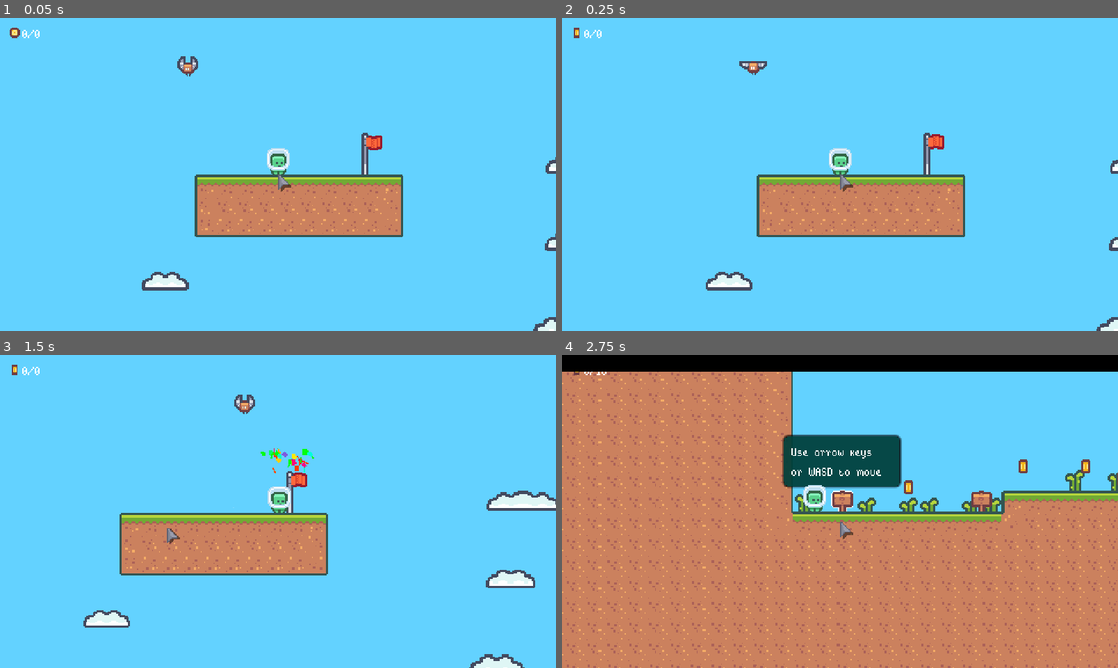
Above: before the commit, frames 1-4 (two rows, left to right).
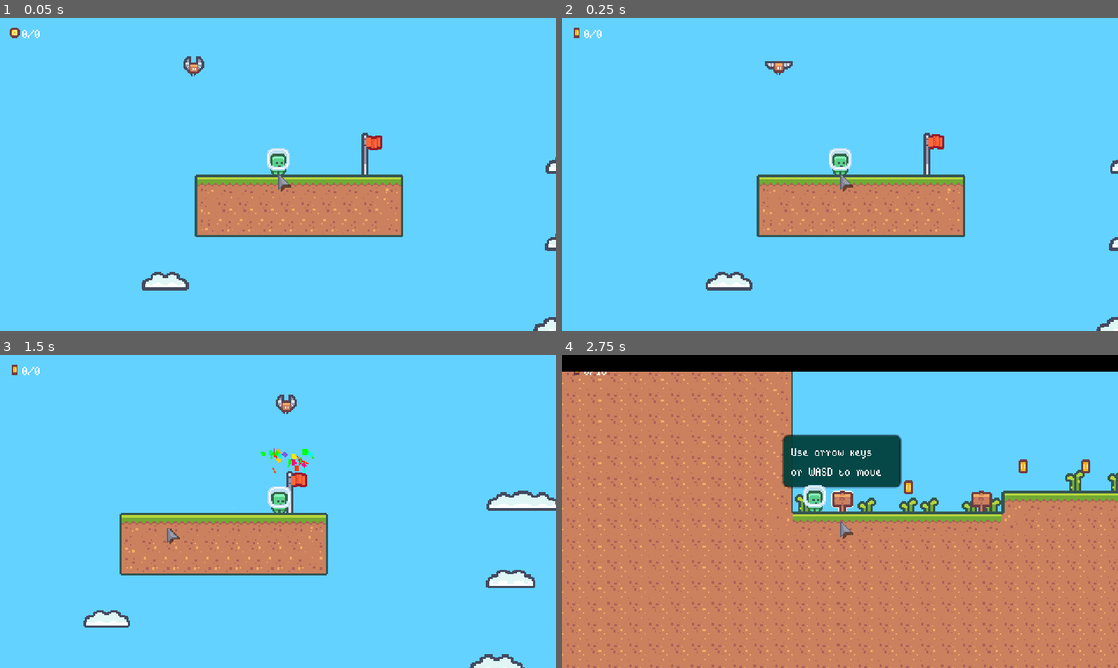
Above: after the commit, the same moments.

Repository: betofloresbaca/Platrush
Game: Godot game, scene res://scenes/levels/test_level.tscn
Same seed, same stepped clock (60 frames per second), same inputs: the game is played once before the commit and once after it. This scene is started directly instead of the project's main scene.
Inputs (mouse positions are in pixels of both pictures, inside the frame that each line leads up to):
- Up to frame 1 (0.05 s): no input
- Up to frame 2 (0.25 s): no input
- Up to frame 3 (1.5 s): move the mouse to (400, 495) at 0.52 s; hold Right (move_right) from 0.53 s (still down); click (400, 495) at 0.6 s; tap Space (jump) at 0.77 s; move the mouse to (166, 527) at 1.27 s; tap Shift (dash) at 1.35 s
- Up to frame 4 (2.75 s): tap Space (jump) at 1.52 s; release Right (move_right) at 2 s; click "RESTART" at 2 s

The runs differ from the first frame. In frame 1, 0.2% of the frame differs, in the area x 31-37%, y 12-19%; in frame 2, 0.3%; in frame 3, 0.3%, in the area x 42-54%, y 12-19%; in frame 4, nothing differs.

Commit message:
Make flying enemy fly acros bounce objects. Format. Fix ground enemy visuals scale. Add is_active flag to State.

Diff:
--- a/scenes/elements/enemies/flying_enemy/flying_enemy.gd
+++ b/scenes/elements/enemies/flying_enemy/flying_enemy.gd
@@ -2,12 +2,15 @@
 
 var direction: Vector2
 
+
 func params(parameters: Dictionary):
 	direction = parameters.get("start_direction")
+
 
 func _ready():
 	pass
 
+
 # Called every frame. 'delta' is the elapsed time since the previous frame.
 func _process(delta):
 	pass
--- a/scenes/elements/enemies/flying_enemy/flying_enemy.tscn
+++ b/scenes/elements/enemies/flying_enemy/flying_enemy.tscn
@@ -37,6 +37,9 @@
 [sub_resource type="RectangleShape2D" id="RectangleShape2D_gtc82"]
 size = Vector2(10, 10)
 
+[sub_resource type="RectangleShape2D" id="RectangleShape2D_264ab"]
+size = Vector2(12, 12)
+
 [node name="FlyingEnemy" type="CharacterBody2D"]
 script = ExtResource("1_4l8k6")
 
@@ -63,3 +66,12 @@
 [node name="Spawning" type="Node" parent="StateMachine" node_paths=PackedStringArray("character")]
 script = ExtResource("8_8pu4n")
 character = NodePath("../..")
+
+[node name="BounceDetector" type="Area2D" parent="."]
+collision_layer = 0
+collision_mask = 8
+
+[node name="CollisionShape2D" type="CollisionShape2D" parent="BounceDetector"]
+shape = SubResource("RectangleShape2D_264ab")
+
+[connection signal="area_entered" from="BounceDetector" to="StateMachine/Fly" method="_on_bounce_detector_area_entered"]
--- a/scenes/elements/enemies/flying_enemy/states/flying_enemy_chase_state.gd
+++ b/scenes/elements/enemies/flying_enemy/states/flying_enemy_chase_state.gd
@@ -1,22 +1,24 @@
 class_name FlyingEnemyChaseState extends State
 
-@export var character : FlyingEnemy
+@export var character: FlyingEnemy
+
 
 func init():
-	pass
+	super.init()
 
 
 func enter():
+	super.enter()
 	character.get_node("AnimatedSprite2D").play("chase")
 
 
 func exit():
-	pass
+	super.exit()
 
 
 func process(delta: float):
-	pass
+	super.process(delta)
 
 
 func physics_process(delta: float):
-	pass
+	super.physics_process(delta)
--- a/scenes/elements/enemies/flying_enemy/states/flying_enemy_fly_state.gd
+++ b/scenes/elements/enemies/flying_enemy/states/flying_enemy_fly_state.gd
@@ -1,26 +1,25 @@
 class_name FlyingEnemyFlyState extends State
 
-@export var character : FlyingEnemy
+@export var character: FlyingEnemy
 
 const speed: float = 100
 
-
-func init():
-	pass
+@onready
+var animated_sprite: AnimatedSprite2D = character.get_node("AnimatedSprite2D")
 
 
 func enter():
-	character.get_node("AnimatedSprite2D").play("fly")
-
-
-func exit():
-	pass
+	super.enter()
+	animated_sprite.play("fly")
 
 
 func process(delta: float):
-	character.velocity.x += character.direction.x * speed * delta
+	super.process(delta)
+	character.velocity.x = character.direction.x * speed
+	animated_sprite.flip_h = character.velocity.x >= 0
 	character.move_and_slide()
 
 
-func physics_process(delta: float):
-	pass
+func _on_bounce_detector_area_entered(area):
+	if is_active:
+		character.direction.x *= -1
--- a/scenes/elements/enemies/flying_enemy/states/flying_enemy_spawning_state.gd
+++ b/scenes/elements/enemies/flying_enemy/states/flying_enemy_spawning_state.gd
@@ -1,6 +1,7 @@
 class_name FlyingEnemySpawningState extends State
 
-@export var character : FlyingEnemy
+@export var character: FlyingEnemy
+
 
 func init():
 	pass
--- a/scenes/elements/enemies/ground_enemy/ground_enemy.tscn
+++ b/scenes/elements/enemies/ground_enemy/ground_enemy.tscn
@@ -183,7 +183,6 @@
 shape = SubResource("RectangleShape2D_6eu0u")
 
 [node name="BounceDetector" type="Area2D" parent="."]
-visible = false
 position = Vector2(0, -5)
 collision_layer = 0
 collision_mask = 8
@@ -208,7 +207,6 @@
 shape = SubResource("CircleShape2D_0vl6a")
 
 [node name="Visuals" type="Node2D" parent="."]
-scale = Vector2(1e-05, 1e-05)
 
 [node name="AnimatedSprite2D" type="AnimatedSprite2D" parent="Visuals"]
 position = Vector2(0, -12)
--- a/scripts/finite_state_machine/state.gd
+++ b/scripts/finite_state_machine/state.gd
@@ -4,7 +4,8 @@
 
 signal transitioned
 
-var is_new_state: bool
+var is_new_state: bool = false
+var is_active: bool = false
 
 
 func init():
@@ -12,11 +13,12 @@
 
 
 func enter():
+	is_active = true
 	is_new_state = true
 
 
 func exit():
-	pass
+	is_active = false
 
 
 func process(delta: float):
Not shown: 1 places in scenes/elements/enemies/flying_enemy/flying_enemy.tscn that only renumber resources
